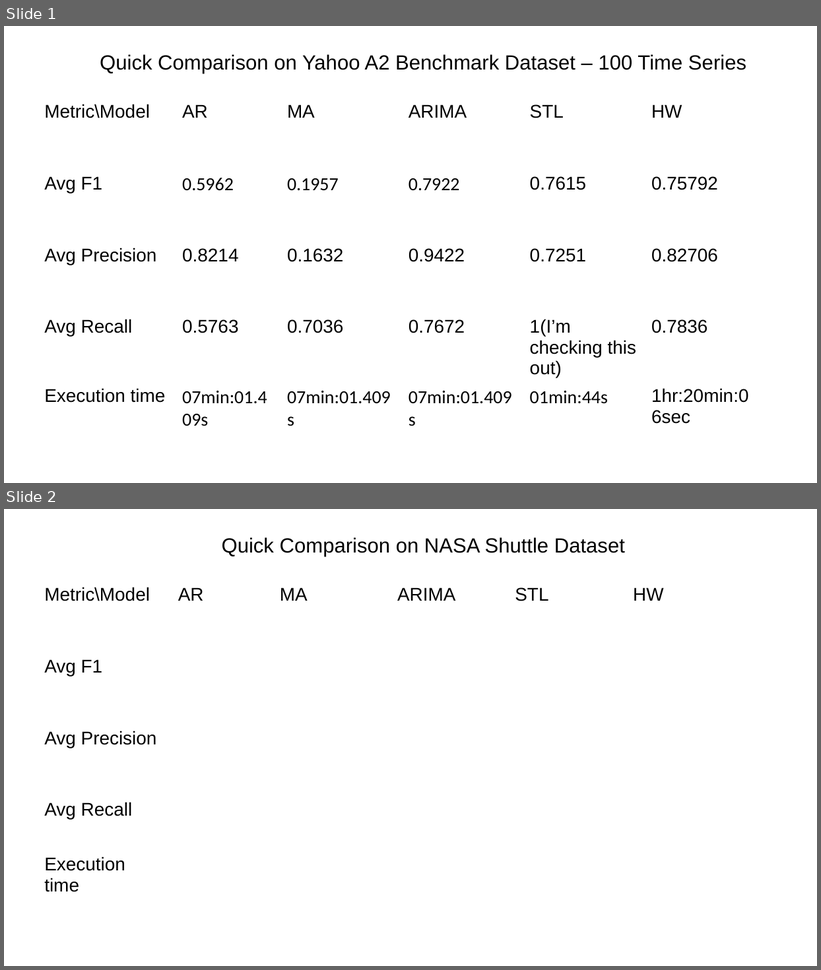
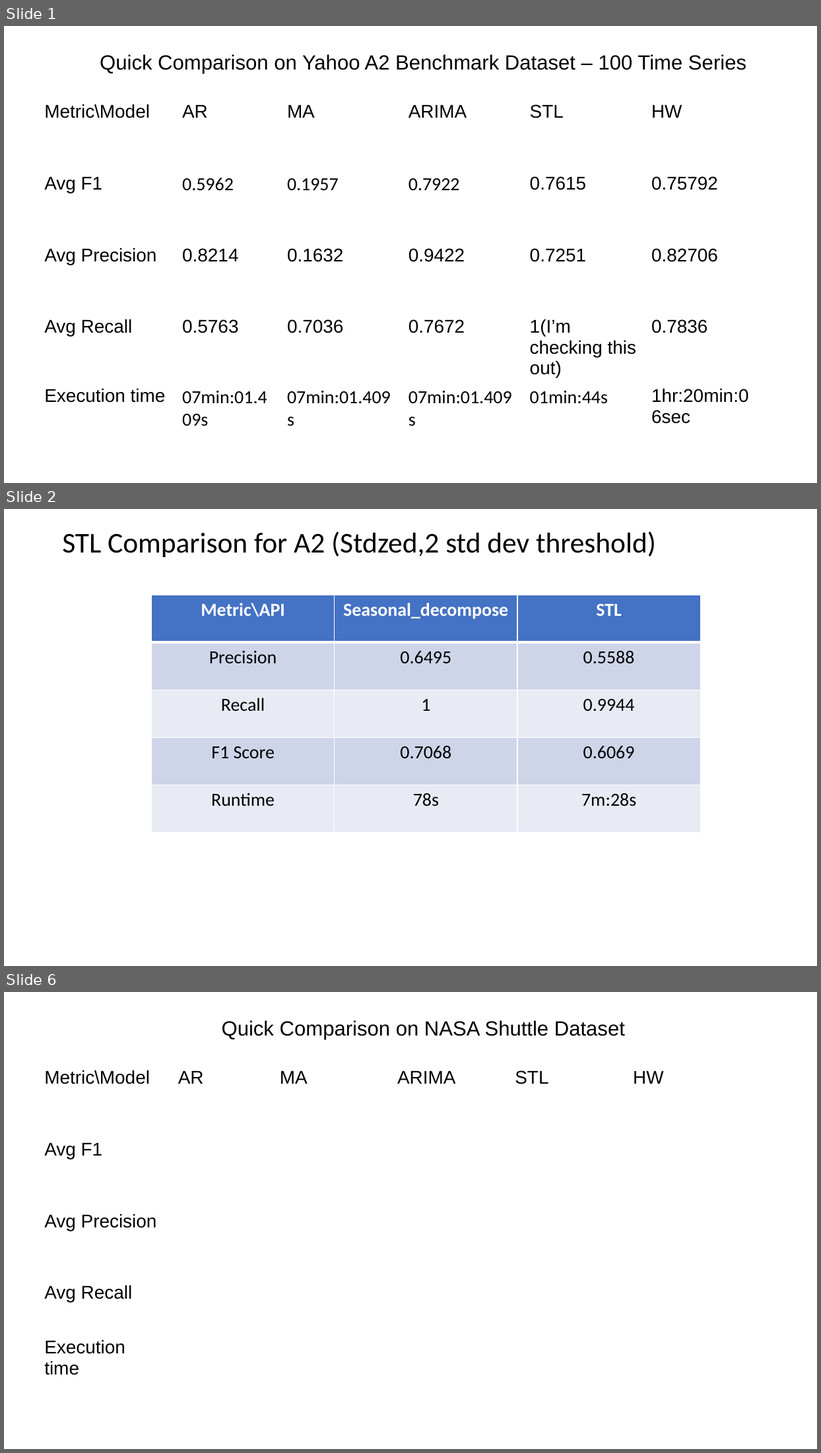
Before and after one commit to mehrotrasan16/time-series-anomaly-detection-methods, a slide deck: papers/ComparisonSlide11Oct.pptx. Shown one above the other, each under a label of ours: slides 1 and 2 before the commit, slides 1, 2 and 6 after it; the slides between them are not shown. The pictures are 821x970 and 821x1453 pixels, drawn with LibreOffice and Linux fonts; fonts in the diff are those of the drawing. Boxes give left, top, right and bottom in pixels: in the first picture for what was removed or moved away, otherwise in the second. Text is boxed around its words. In the diff, an @@ line names an element or a change of style, - is before the commit and + after.

Commit message:
updated comparison slides with STL comparison values

```diff
--- a/papers/ComparisonSlide11Oct.pptx
+++ b/papers/ComparisonSlide11Oct.pptx
@@ slide 2 added at [4, 509, 817, 966], background #FFFFFF @@
@@ text added at [62, 531, 656, 557], 28 pt, text #000000 @@
+STL Comparison for A2 (Stdzed,2 std dev threshold)
@@ table added at [152, 595, 700, 833], 5 rows, 3 columns @@
+Metric\API | Seasonal_decompose | STL
+Precision | 0.6495 | 0.5588
+Recall | 1 | 0.9944
+F1 Score | 0.7068 | 0.6069
+Runtime | 78s | 7m:28s
@@ what was slide 2 is now slide 6 @@
```
Also in this commit, not shown: 3 other slides added, 1 other file.
